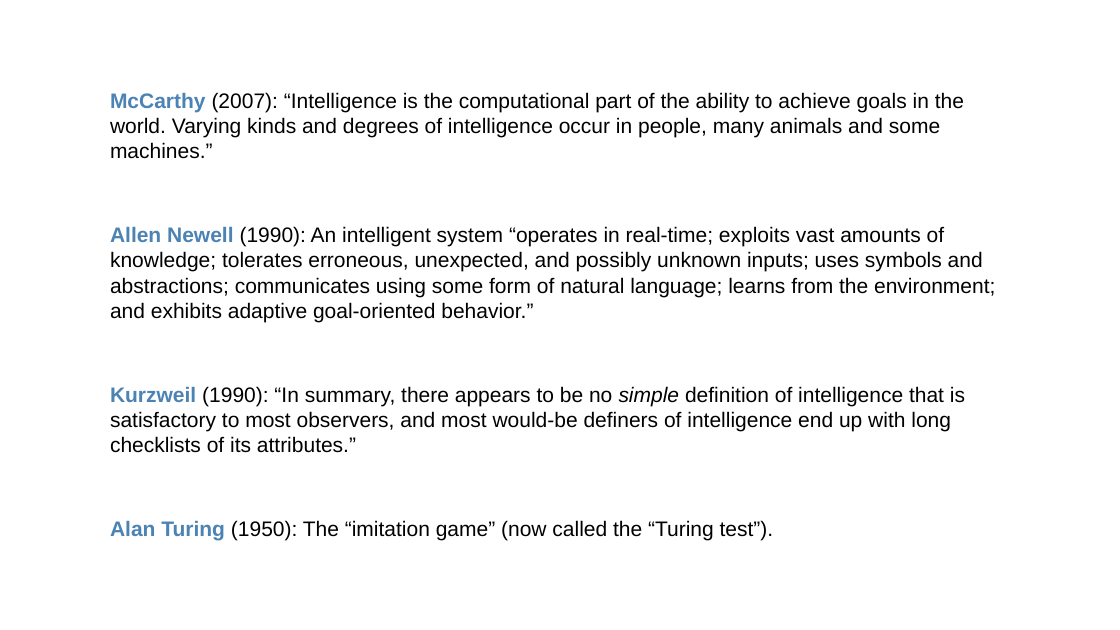
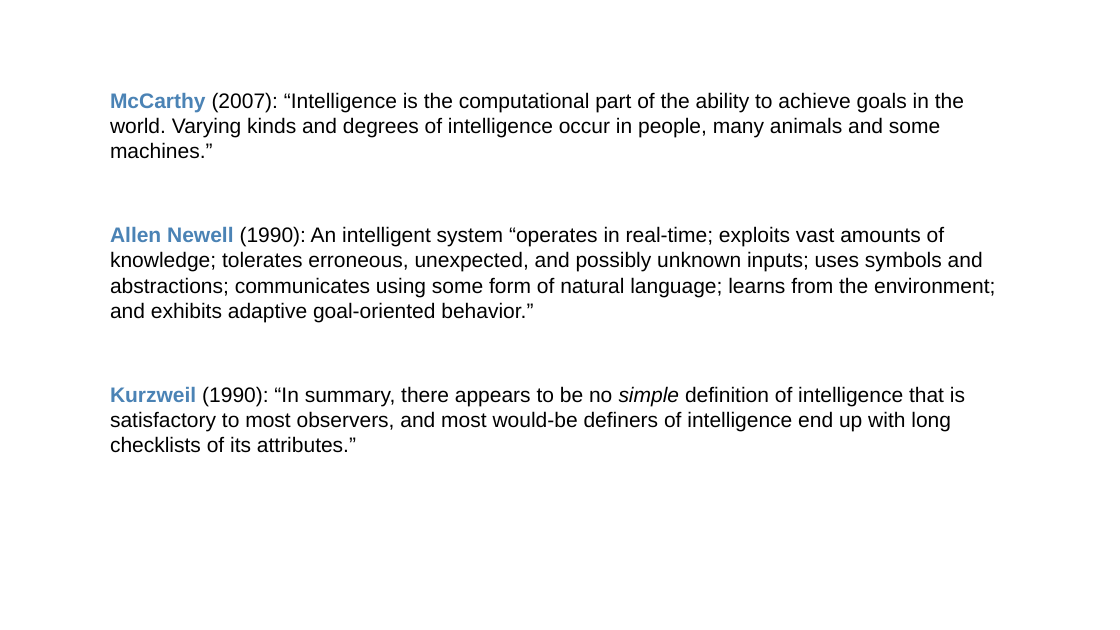
Before and after one commit to PracticumAI-Test/what_is_ai, a slide deck: slide 10 of ai_getting_started.pptx (slide 9 before the commit). Drawn at 1120x630 pixels with LibreOffice and Linux fonts; fonts in the diff are those of the drawing. Boxes give left, top, right and bottom in pixels: in the first picture for what was removed or moved away, otherwise in the second. Text is boxed around its words. In the diff, an @@ line names an element or a change of style, - is before the commit and + after.

```diff
--- a/ai_getting_started.pptx
+++ b/ai_getting_started.pptx
@@ text at <box>110,520,774,541</box>: paragraph removed @@
-Alan Turing (1950): The “imitation game” (now called the “Turing test”).
```
Also in this commit, not shown: 1 slide added.
